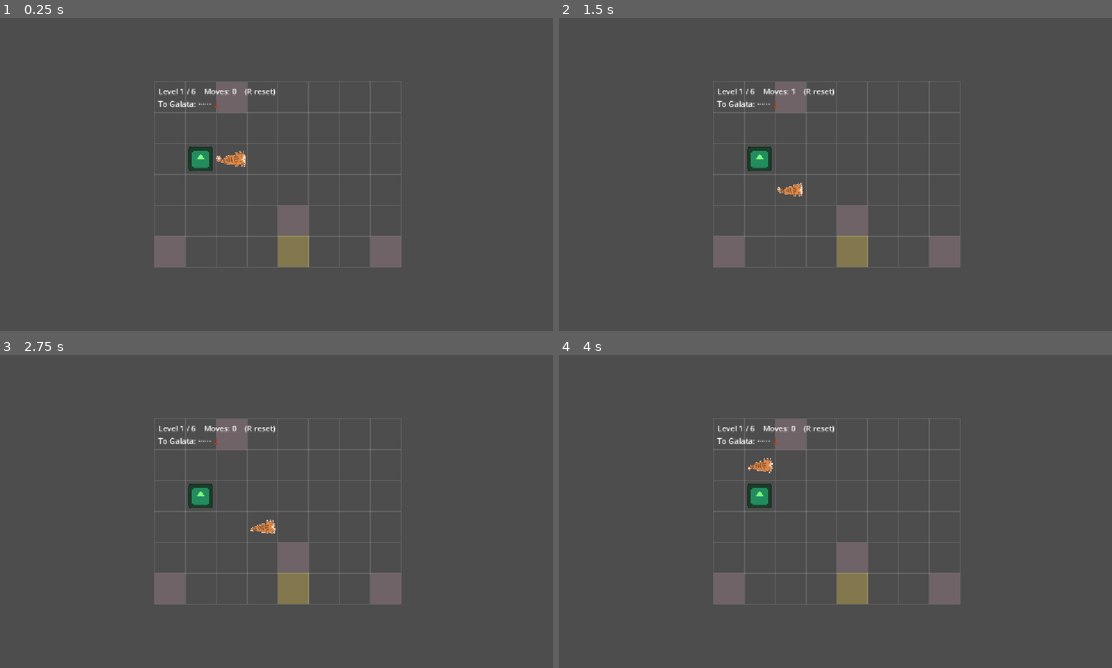
Above: before the commit, frames 1-4 (two rows, left to right).
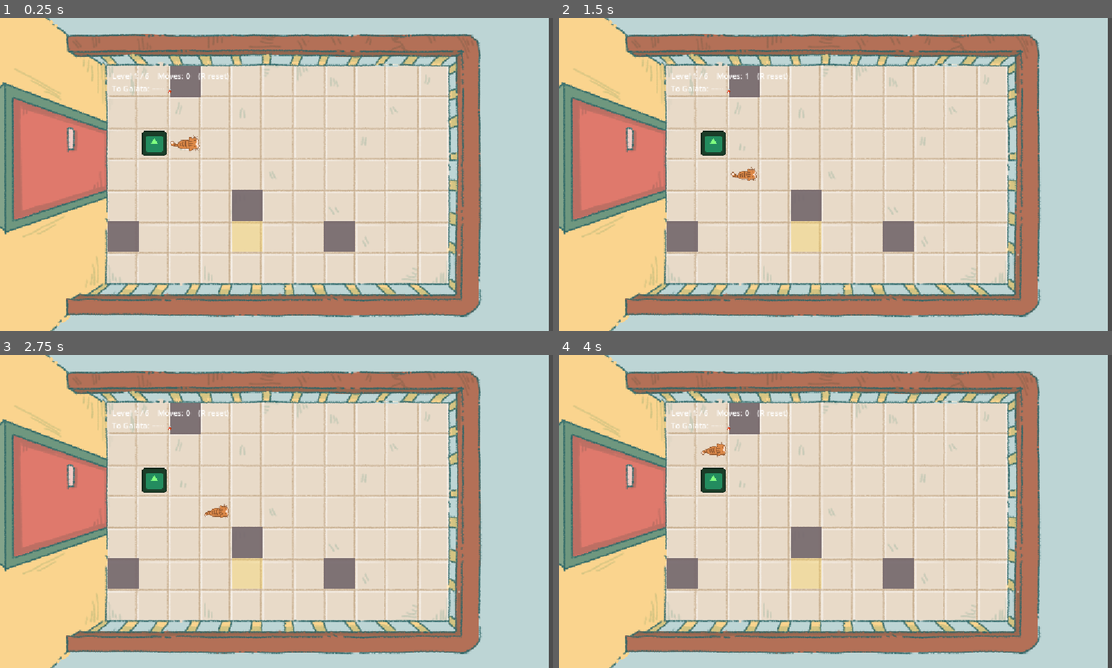
Above: after the commit, the same moments.

Repository: sigunthedeer/icg
Game: Godot game, scene res://puzzle.tscn
The game is run twice, just before and just after one commit, with the same random seed, the same clock (stepped at 60 frames per second) and the same inputs. This scene is started directly instead of the project's main scene. The engine's default icon, where the game draws it, is replaced by a stand-in: a white triangle on a blue panel in a dark square.
Inputs:
- Up to frame 1 (0.25 s): no input
- Up to frame 2 (1.5 s): tap Enter (ui_accept) at 0.5, 0.77 s; hold Right (ui_right) 0.53-1.28 s; tap R at 0.6 s; hold Down (ui_down) from 1.28 s (still down); tap M at 1.35 s
- Up to frame 3 (2.75 s): tap Enter (ui_accept) at 1.52, 2 s; release Down (ui_down) at 2.03 s; hold Right (ui_right) from 2.03 s (still down); tap R at 2.1 s
- Up to frame 4 (4 s): release Right (ui_right) at 2.78 s; hold Up (ui_up) 2.78-3.53 s; tap M at 2.85 s; tap Enter (ui_accept) at 3.02, 3.5, 3.77 s; hold Left (ui_left) from 3.53 s (still down); tap R at 3.6 s

The runs differ from the first frame. In frame 1, 99% of the frame differs, in the area x 0-100%, y 0-100%; in frame 2, 99%; in frame 3, 99%; in frame 4, 99%.

Commit message:
room background behind the grid

Diff:
--- a/puzzle.gd
+++ b/puzzle.gd
@@ -1,9 +1,11 @@
 extends Node2D
 
 const CELL_SIZE := 64
-const COLS := 8
-const ROWS := 6
+const COLS := 11
+const ROWS := 7
 const MOVE_TIME := 0.10   # seconds for a sprite to glide one cell
+const BG_SCALE := 0.647
+const BG_OFFSET := Vector2(-329, -132)
 
 # --- LEVELS: the puzzle is DATA. Add or reorder freely. ---
 # Each: where the cat starts, its pots, the goal tile, and the walls.
@@ -57,6 +59,14 @@
 	journey_label = Label.new()
 	journey_label.position = Vector2(8, 34)
 	add_child(journey_label)
+	# Tu Anh's room, behind the grid.
+	var bg := Sprite2D.new()
+	bg.texture = load("res://bg.png")
+	bg.centered = false
+	bg.scale = Vector2(BG_SCALE, BG_SCALE)
+	bg.position = BG_OFFSET
+	bg.z_index = -10          # sits behind the grid, cat, and pots
+	add_child(bg)
 	_load_level(0)
 	# Center the whole board in the window.
 	var board_px := Vector2(COLS, ROWS) * CELL_SIZE
Binary file added: bg.png
Not shown, added: bg.png.import
